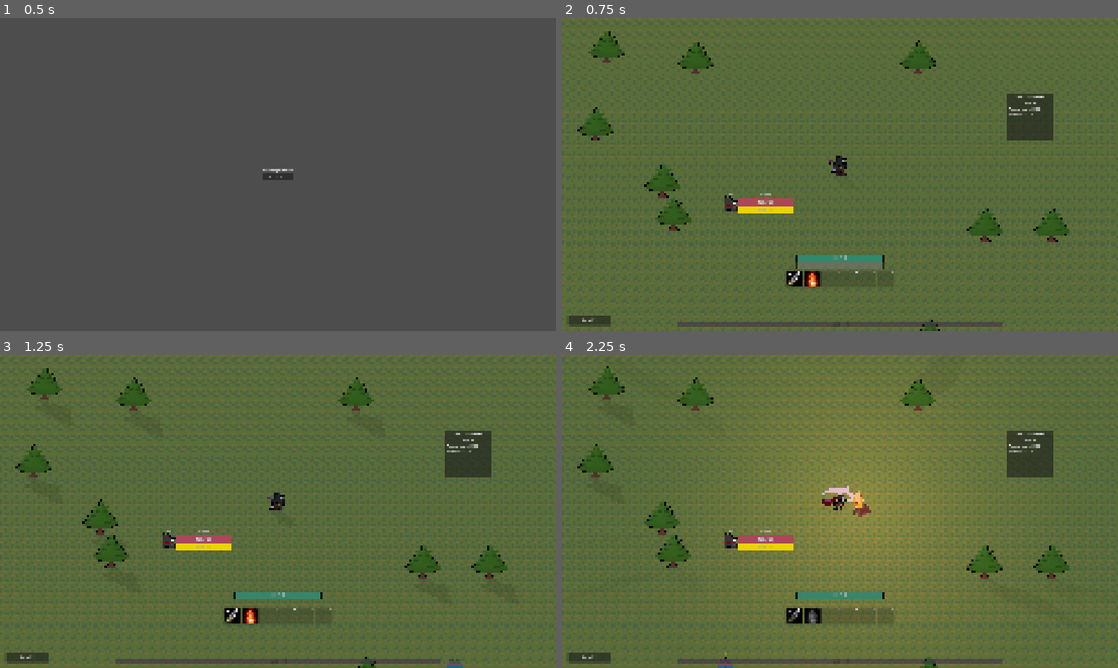
Above: before the commit, frames 1-4 (two rows, left to right).
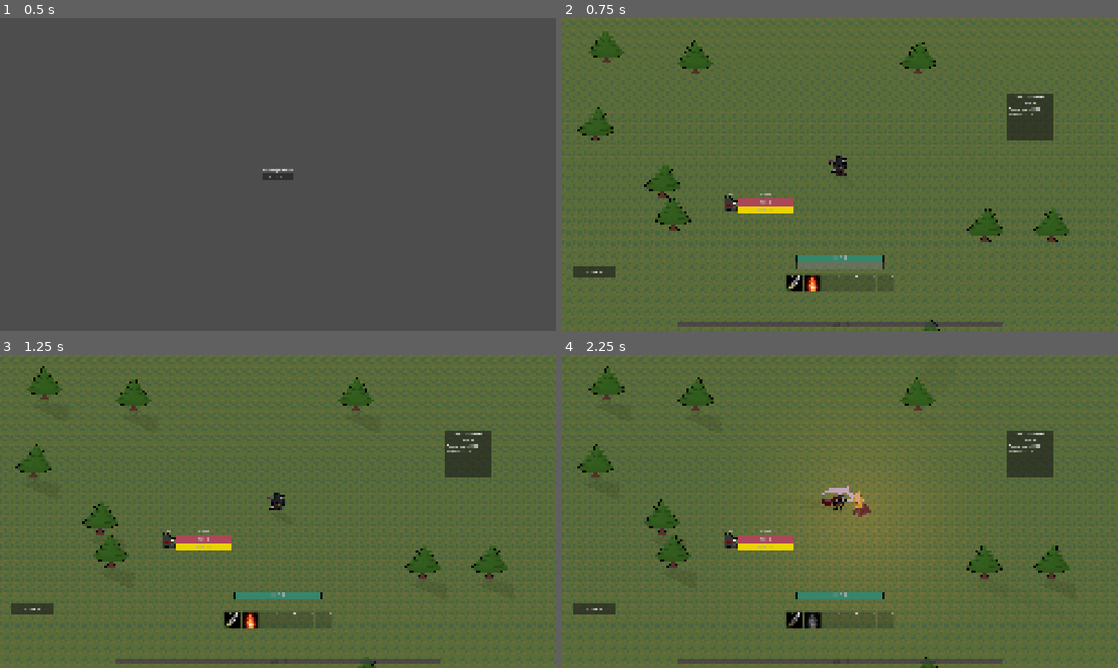
Above: after the commit, the same moments.

Repository: NicholasIzosimov/2D-Platformer
Game: Godot game, scene res://Scenes/main_menu.tscn
The game is run twice, just before and just after one commit, with the same random seed, the same clock (stepped at 60 frames per second) and the same inputs.
Inputs:
- Up to frame 1 (0.5 s): no input
- Up to frame 2 (0.75 s): click "Start Run" at 0.5 s
- Up to frame 3 (1.25 s): no input
- Up to frame 4 (2.25 s): click "1" at 1.25 s; click "2" at 2 s

Frame 1 is identical in both runs. In frame 2, 1.2% of the frame differs, in the area x 1-91%, y 4-100%; in frame 3, 1.2%; in frame 4, 1.6%.

Commit message:
Light presets and components, shadow component, campfire as prop, population spawning
- LightPreset resources + Light component scene; campfire is now a Prop (summoned: warmth/snuff, world: burns)
- Shadow component scene (ShadowCaster + Shadow blueprint) used by units and props; canopy shadows sway with the canopy
- Spawn director keeps enemies in a population area around the player's max-zoom view; uses the player camera
- Structure and UnitSpawnPoint scripts for upcoming camps; docs updated

Co-Authored-By: Claude Opus 5.5 <noreply@anthropic.com>

Diff:
--- /dev/null
+++ b/Resources/Lights/campfire.tres
@@ -0,0 +1,13 @@
+[gd_resource type="Resource" script_class="LightPreset" format=3 uid="uid://deni23trjs30w"]
+
+[ext_resource type="Script" uid="uid://cipmqph0n5inp" path="res://Scripts/ResourceScripts/light_preset.gd" id="1_qmcot"]
+[ext_resource type="Texture2D" uid="uid://nd12inl3cgex" path="res://Resources/Lights/Textures/soft_glow.tres" id="2_yr8na"]
+
+[resource]
+script = ExtResource("1_qmcot")
+texture = ExtResource("2_yr8na")
+texture_scale = 2.0
+energy = 0.45
+color = Color(0.64705884, 0.44313726, 0.2784314, 1)
+ground_height = 11.0
+metadata/_custom_type_script = "uid://cipmqph0n5inp"
--- a/Resources/Shaders/unit_shadow.gdshader
+++ b/Resources/Shaders/unit_shadow.gdshader
@@ -10,6 +10,10 @@
 uniform float near_width = 1.0;
 uniform float far_width = 1.0;
 uniform float tip_fade = 0.0;
+uniform float sway_strength = 0.0;
+uniform float sway_speed = 0.0;
+uniform float sway_phase = 0.0;
+uniform float sway_pivot = 0.0;
 
 varying vec2 local_pos;
 
@@ -25,6 +29,7 @@
 	} else {
 		float hn = h / top_height;
 		float x = (ground.x - shift.x * h) / mix(near_width, far_width, hn);
+		x -= max(h - sway_pivot, 0.0) * sway_strength * sin(TIME * sway_speed + sway_phase);
 		vec2 uv = (vec2(x, -h) - body_center) / body_size + 0.5;
 		if (flip > 0.5) {
 			uv.x = 1.0 - uv.x;
--- a/Resources/Units/player.tres
+++ b/Resources/Units/player.tres
@@ -13,7 +13,7 @@
 [resource]
 script = ExtResource("5_xb6jo")
 base_stats = Dictionary[int, float]({
-0: 10.0,
+0: 2.0,
 3: 5.0,
 5: 10.0,
 9: 3.0
--- /dev/null
+++ b/Scenes/Components/light.tscn
@@ -0,0 +1,8 @@
+[gd_scene format=3 uid="uid://b458vgrq526vh"]
+
+[ext_resource type="Texture2D" uid="uid://nd12inl3cgex" path="res://Resources/Lights/Textures/soft_glow.tres" id="1_sasgw"]
+[ext_resource type="Script" uid="uid://kf6hbrgon8v7" path="res://Scripts/light_source.gd" id="2_ownlh"]
+
+[node name="Light" type="PointLight2D" unique_id=80748638]
+texture = ExtResource("1_sasgw")
+script = ExtResource("2_ownlh")
--- /dev/null
+++ b/Scenes/Components/shadow.tscn
@@ -0,0 +1,17 @@
+[gd_scene format=3 uid="uid://bpisofceoji0e"]
+
+[ext_resource type="Script" uid="uid://cdsgdkr5k1exw" path="res://Scripts/shadow_caster.gd" id="1_vm1pr"]
+[ext_resource type="Script" uid="uid://dpikkc32pafh7" path="res://Scripts/unit_shadow.gd" id="2_de8fc"]
+
+[node name="ShadowCaster" type="Node" unique_id=2134996495]
+script = ExtResource("1_vm1pr")
+max_shadows = 3
+
+[node name="Shadow" type="Node2D" parent="." unique_id=1067717364]
+script = ExtResource("2_de8fc")
+length_bonus = 3.0
+near_width = 1.0
+far_width = 2.0
+smoothing = 50000.0
+enter_strength = 0.05
+leave_strength = 0.01
--- a/Scenes/Enemy.tscn
+++ b/Scenes/Enemy.tscn
@@ -33,7 +33,3 @@
 floating_number_scene = ExtResource("6_6bs3c")
 global_loot = ExtResource("6_mo1ky")
 item_rules = ExtResource("7_6bs3c")
-
-[node name="Shadow" parent="." index="11" unique_id=1046130201]
-near_width = 0.4
-far_width = 1.8
--- a/Scenes/Player.tscn
+++ b/Scenes/Player.tscn
@@ -24,8 +24,6 @@
 
 [node name="CollisionShape2D" parent="." index="0" unique_id=1642381980]
 z_index = 2
-position = Vector2(0, -1.5)
-rotation = 1.5707964
 shape = SubResource("CapsuleShape2D_bhhdu")
 
 [node name="UnitStats" parent="." index="1" unique_id=937660047]
--- a/Scenes/Props/pine_small.tscn
+++ b/Scenes/Props/pine_small.tscn
@@ -7,7 +7,7 @@
 [sub_resource type="ShaderMaterial" id="ShaderMaterial_4ftun"]
 resource_local_to_scene = true
 shader = ExtResource("2_tb7dq")
-shader_parameter/strength = 0.03
+shader_parameter/strength = 0.1
 shader_parameter/speed = 1.2
 
 [sub_resource type="RectangleShape2D" id="RectangleShape2D_4ftun"]
@@ -33,3 +33,5 @@
 [node name="CollisionShape2D" parent="StaticBody2D" parent_id_path=PackedInt32Array(498950714) index="0" unique_id=2025183214]
 position = Vector2(0, -4)
 shape = SubResource("RectangleShape2D_4ftun")
+
+[editable path="ShadowCaster"]
--- a/Scenes/Unit.tscn
+++ b/Scenes/Unit.tscn
@@ -25,8 +25,7 @@
 [ext_resource type="Script" uid="uid://cjco03it7q8av" path="res://Scripts/auto_attack.gd" id="17_pim51"]
 [ext_resource type="Script" uid="uid://bisjirjysnn7u" path="res://Scripts/effect_visuals.gd" id="17_tuv1f"]
 [ext_resource type="Script" uid="uid://c72bbgdje377a" path="res://Scripts/combat_state.gd" id="18_raq51"]
-[ext_resource type="Script" uid="uid://dpikkc32pafh7" path="res://Scripts/unit_shadow.gd" id="19_dcdq5"]
-[ext_resource type="Script" uid="uid://cdsgdkr5k1exw" path="res://Scripts/shadow_caster.gd" id="24_k6v23"]
+[ext_resource type="PackedScene" uid="uid://bpisofceoji0e" path="res://Scenes/Components/shadow.tscn" id="26_742ik"]
 
 [sub_resource type="CapsuleShape2D" id="CapsuleShape2D_bn6fq"]
 radius = 1.5
@@ -253,15 +252,6 @@
 sprite_frames = ExtResource("14_7ftqo")
 animation = &"wraith_combat_run"
 
-[node name="Shadow" type="Node2D" parent="." unique_id=1046130201]
-script = ExtResource("19_dcdq5")
-length_bonus = 4.0
-near_width = 1.0
-far_width = 2.0
-smoothing = 50000.0
-enter_strength = 0.05
-leave_strength = 0.01
-
 [node name="CombatText" type="Node2D" parent="." unique_id=415712433]
 script = ExtResource("6_bn6fq")
 pivot = Vector2(0, -40)
@@ -303,6 +293,4 @@
 [node name="CombatState" type="Node" parent="." unique_id=1589695511]
 script = ExtResource("18_raq51")
 
-[node name="ShadowCaster" type="Node" parent="." unique_id=686072573]
-script = ExtResource("24_k6v23")
-max_shadows = 3
+[node name="ShadowCaster" parent="." unique_id=2134996495 instance=ExtResource("26_742ik")]
--- a/Scenes/campfire.tscn
+++ b/Scenes/campfire.tscn
@@ -1,40 +1,52 @@
 [gd_scene format=3 uid="uid://bqy6vq8v2idbf"]
 
 [ext_resource type="Script" uid="uid://bwp74ffva45xq" path="res://Scripts/campfire.gd" id="1_hi2xb"]
+[ext_resource type="PackedScene" uid="uid://ccc1hmmxmapdf" path="res://Scenes/prop.tscn" id="1_own6u"]
 [ext_resource type="Resource" uid="uid://e2ggqdbcybuq" path="res://Resources/Abilities/Utility/warmth.tres" id="2_e8k8h"]
 [ext_resource type="SpriteFrames" uid="uid://7fiu0hoqa7n3" path="res://Resources/Animations/campfire_frame.tres" id="3_qycku"]
-[ext_resource type="Texture2D" uid="uid://nd12inl3cgex" path="res://Resources/Lights/soft_glow.tres" id="5_1j15t"]
-[ext_resource type="Script" uid="uid://kf6hbrgon8v7" path="res://Scripts/light_source.gd" id="5_blmeq"]
+[ext_resource type="Shader" uid="uid://ch7tgdw66vh3x" path="res://Resources/Shaders/sway.gdshader" id="4_bfted"]
+[ext_resource type="PackedScene" uid="uid://b458vgrq526vh" path="res://Scenes/Components/light.tscn" id="6_blmeq"]
+[ext_resource type="Resource" uid="uid://deni23trjs30w" path="res://Resources/Lights/campfire.tres" id="7_own6u"]
 
-[sub_resource type="CircleShape2D" id="CircleShape2D_pm0ju"]
+[sub_resource type="ShaderMaterial" id="ShaderMaterial_own6u"]
+resource_local_to_scene = true
+shader = ExtResource("4_bfted")
+shader_parameter/strength = 0.03
+shader_parameter/speed = 1.2
+
+[sub_resource type="CircleShape2D" id="CircleShape2D_c4ttc"]
 radius = 89.16
 
-[node name="Campfire" type="Node2D" unique_id=994579967]
+[node name="Campfire" unique_id=1413736599 instance=ExtResource("1_own6u")]
 script = ExtResource("1_hi2xb")
 warmth = ExtResource("2_e8k8h")
+pulse_interval = 0.5
 
-[node name="AnimatedSprite2D" type="AnimatedSprite2D" parent="." unique_id=1205358074]
+[node name="SwayMaterial" parent="." index="1" unique_id=1144367935]
+material = SubResource("ShaderMaterial_own6u")
+
+[node name="AnimatedSprite2D" type="AnimatedSprite2D" parent="." index="2" unique_id=74487132]
 position = Vector2(0, -20)
 scale = Vector2(0.5, 0.5)
 sprite_frames = ExtResource("3_qycku")
 animation = &"burn"
 
-[node name="PointLight2D" type="PointLight2D" parent="." unique_id=1770056463 groups=["light_sources"]]
-position = Vector2(-2, -15)
-energy = 0.45
-texture = ExtResource("5_1j15t")
-texture_scale = 3.0
-script = ExtResource("5_blmeq")
-ground_height = 11.0
-
-[node name="WarmthArea" type="Area2D" parent="." unique_id=2088575640]
+[node name="WarmthArea" type="Area2D" parent="." index="5" unique_id=1128613893]
 collision_layer = 0
 collision_mask = 16
 
-[node name="CollisionShape2D" type="CollisionShape2D" parent="WarmthArea" unique_id=743303753]
+[node name="CollisionShape2D" type="CollisionShape2D" parent="WarmthArea" index="0" unique_id=1351910489]
 position = Vector2(-1, -10)
-shape = SubResource("CircleShape2D_pm0ju")
+shape = SubResource("CircleShape2D_c4ttc")
 
-[node name="VisibleOnScreenNotifier2D" type="VisibleOnScreenNotifier2D" parent="." unique_id=835493285]
+[node name="VisibleOnScreenNotifier2D" type="VisibleOnScreenNotifier2D" parent="." index="6" unique_id=1642887576]
 position = Vector2(-8, -40)
 rect = Rect2(-31, -10, 79, 65)
+
+[node name="PointLight2D" parent="." index="7" unique_id=80748638 instance=ExtResource("6_blmeq")]
+position = Vector2(1, -8)
+color = Color(0.64705884, 0.44313726, 0.2784314, 1)
+energy = 0.45
+texture_scale = 2.0
+preset = ExtResource("7_own6u")
+ground_height = 11.0
--- a/Scenes/hud.tscn
+++ b/Scenes/hud.tscn
@@ -174,8 +174,8 @@
 anchor_top = 0.5
 anchor_right = 1.0
 anchor_bottom = 0.5
-offset_top = 480.0
-offset_bottom = 480.0
+offset_top = 500.0
+offset_bottom = 500.0
 grow_horizontal = 2
 grow_vertical = 2
 size_flags_horizontal = 4
@@ -215,10 +215,10 @@
 [node name="UnlockUIButton" type="Button" parent="." unique_id=1205660125]
 custom_minimum_size = Vector2(200, 50)
 layout_mode = 0
-offset_left = 26.0
-offset_top = 1365.0
-offset_right = 226.0
-offset_bottom = 1415.0
+offset_left = 48.0
+offset_top = 1144.0
+offset_right = 248.0
+offset_bottom = 1194.0
 focus_mode = 0
 text = "Unlock UI"
 
@@ -278,11 +278,13 @@
 
 [node name="BagPane" parent="." unique_id=1487114124 instance=ExtResource("15_ssfue")]
 layout_mode = 1
+anchors_preset = 3
 anchor_left = 1.0
 anchor_top = 1.0
 anchor_right = 1.0
 anchor_bottom = 1.0
-offset_left = -49.0
-offset_top = -50.0
-offset_right = 0.0
-offset_bottom = 0.0
+offset_left = -239.0
+offset_top = -247.0
+offset_right = -189.0
+offset_bottom = -197.0
+scale = Vector2(1.5, 1.5)
--- a/Scenes/prop.tscn
+++ b/Scenes/prop.tscn
@@ -2,8 +2,7 @@
 
 [ext_resource type="Script" uid="uid://b8x5ovpuffn8k" path="res://Scripts/prop.gd" id="1_b5kkq"]
 [ext_resource type="Shader" uid="uid://ch7tgdw66vh3x" path="res://Resources/Shaders/sway.gdshader" id="2_5sh6o"]
-[ext_resource type="Script" uid="uid://dpikkc32pafh7" path="res://Scripts/unit_shadow.gd" id="3_844ta"]
-[ext_resource type="Script" uid="uid://cdsgdkr5k1exw" path="res://Scripts/shadow_caster.gd" id="4_mpnaq"]
+[ext_resource type="PackedScene" uid="uid://bpisofceoji0e" path="res://Scenes/Components/shadow.tscn" id="3_6l8ut"]
 
 [sub_resource type="ShaderMaterial" id="ShaderMaterial_b5kkq"]
 resource_local_to_scene = true
@@ -26,17 +25,8 @@
 
 [node name="CollisionShape2D" type="CollisionShape2D" parent="StaticBody2D" unique_id=2025183214]
 
-[node name="Shadow" type="Node2D" parent="." unique_id=1128510446]
-script = ExtResource("3_844ta")
-length_bonus = 4.0
-near_width = 1.0
-far_width = 2.0
-smoothing = 50000.0
-enter_strength = 0.05
-leave_strength = 0.01
-
-[node name="ShadowCaster" type="Node" parent="." unique_id=702895649]
-script = ExtResource("4_mpnaq")
+[node name="ShadowCaster" parent="." unique_id=2134996495 instance=ExtResource("3_6l8ut")]
+max_shadows = 2
 sources = Array[NodePath]([NodePath("../SwayMaterial"), NodePath("../SolidMaterial")])
 update_interval = 0.2
 moves = false
--- /dev/null
+++ b/Scripts/ResourceScripts/light_preset.gd
@@ -0,0 +1,9 @@
+extends Resource
+
+class_name LightPreset
+
+@export var texture: Texture2D
+@export var texture_scale: float = 1.0
+@export var energy: float = 1.0
+@export var color: Color = Color.WHITE
+@export var ground_height: float = 0.0
--- a/Scripts/campfire.gd
+++ b/Scripts/campfire.gd
@@ -1,4 +1,4 @@
-extends Node2D
+extends Prop
 
 @export var warmth: StatusEffect
 @export var pulse_interval: float = 0.5
@@ -11,9 +11,13 @@
 	summoner = new_summoner
 
 func _ready() -> void:
+	super._ready()
+	$AnimatedSprite2D.play("burn")
+	if summoner == null:
+		return
+	set_active(true)
 	var combat_state = summoner.get_node("CombatState")
 	combat_state.combat_changed.connect(_on_combat_changed)
-	$AnimatedSprite2D.play("burn")
 	if combat_state.in_combat:
 		snuff()
 
--- a/Scripts/effect_visuals.gd
+++ b/Scripts/effect_visuals.gd
@@ -1,7 +1,7 @@
 extends Node2D
 
 const EFFECTS: SpriteFrames = preload("res://Resources/Animations/effect_animations.tres")
-const GLOW: Texture2D = preload("res://Resources/Lights/soft_glow.tres")
+const GLOW: Texture2D = preload("res://Resources/Lights/Textures/soft_glow.tres")
 var active: Dictionary = {}
 
 func _ready() -> void:
--- a/Scripts/light_source.gd
+++ b/Scripts/light_source.gd
@@ -1,15 +1,29 @@
 class_name LightSource
 extends PointLight2D
 
+@export var preset: LightPreset
 @export var ground_height: float = 0.0
 var base_energy: float = 1.0
 var last_energy: float = 0.0
 
 func _ready() -> void:
-	base_energy = max(energy, 0.001)
+	apply_preset()
 	add_to_group(Lighting.GROUP)
 	last_energy = energy
 	Lighting.wake_casters(get_tree(), self)
+
+func set_preset(new_preset: LightPreset) -> void:
+	preset = new_preset
+	apply_preset()
+
+func apply_preset() -> void:
+	if preset:
+		texture = preset.texture
+		texture_scale = preset.texture_scale
+		energy = preset.energy
+		color = preset.color
+		ground_height = preset.ground_height
+	base_energy = max(energy, 0.001)
 
 func _process(_delta: float) -> void:
 	if energy != last_energy:
--- a/Scripts/shadow_caster.gd
+++ b/Scripts/shadow_caster.gd
@@ -15,7 +15,7 @@
 
 func _ready() -> void:
 	add_to_group(Lighting.CASTER_GROUP)
-	template = get_node("../Shadow")
+	template = get_node("Shadow")
 	template.hide()
 	template.set_physics_process(false)
 	elapsed = randf() * update_interval
--- a/Scripts/spawn_director.gd
+++ b/Scripts/spawn_director.gd
@@ -6,7 +6,8 @@
 @export var spawn_table: SpawnTable
 @export var max_enemies: int = 8
 @export var spawn_interval: float = 1.5
-@export var edge_margin: float = 2.0
+@export var spawn_margin: float = 3.0
+@export var population_margin: float = 13.0
 @export var spawn_attempts: int = 10
 
 var timer: float = 0.0
@@ -16,25 +17,27 @@
 	if timer > 0.0:
 		return
 	timer = spawn_interval
-	despawn_unloaded_enemies()
-	if get_tree().get_nodes_in_group("enemies").size() < max_enemies:
-		try_spawn()
+	var camera: Camera2D = world.player.get_node("Camera2D")
+	var view_size: Vector2 = camera.max_view_size()
+	var view := Rect2(camera.get_screen_center_position() - view_size / 2.0, view_size)
+	var population: Rect2 = view.grow(Yards.to_px(population_margin))
+	var nearby: int = 0
+	for enemy in get_tree().get_nodes_in_group("enemies"):
+		if population.has_point(enemy.global_position):
+			nearby += 1
+		elif not enemy.get_node("EnemyCombatController").aggro:
+			enemy.queue_free()
+	if nearby < max_enemies:
+		try_spawn(view)
 
-func try_spawn() -> void:
-	var view: Rect2 = get_viewport().get_canvas_transform().affine_inverse() * get_viewport().get_visible_rect()
+func try_spawn(view: Rect2) -> void:
 	var center: Vector2 = view.get_center()
-	var half: Vector2 = view.size / 2
+	var half: Vector2 = view.size / 2.0
 	for attempt in spawn_attempts:
 		var dir: Vector2 = Vector2.RIGHT.rotated(randf() * TAU)
 		var to_edge: float = min(half.x / max(abs(dir.x), 0.001), half.y / max(abs(dir.y), 0.001))
-		var pos: Vector2 = center + dir * (to_edge + Yards.to_px(edge_margin))
+		var distance: float = to_edge + Yards.to_px(randf_range(spawn_margin, population_margin))
+		var pos: Vector2 = center + dir * distance
 		if world.is_open(pos):
 			enemy_spawner.summon_enemy(enemy_scene, pos, spawn_table.pick(PlayerState.level))
 			return
-
-func despawn_unloaded_enemies() -> void:
-	for enemy in get_tree().get_nodes_in_group("enemies"):
-		if enemy.get_node("EnemyCombatController").aggro:
-			continue
-		if not world.is_loaded(enemy.global_position):
-			enemy.queue_free()
--- /dev/null
+++ b/Scripts/structure.gd
@@ -0,0 +1,18 @@
+class_name Structure
+extends Node2D
+
+@export var clear_radius: int = 4
+
+func get_props() -> Array[Prop]:
+	var result: Array[Prop] = []
+	for child in get_children():
+		if child is Prop:
+			result.append(child)
+	return result
+
+func get_spawn_points() -> Array[UnitSpawnPoint]:
+	var result: Array[UnitSpawnPoint] = []
+	for child in get_children():
+		if child is UnitSpawnPoint:
+			result.append(child)
+	return result
--- a/Scripts/unit_shadow.gd
+++ b/Scripts/unit_shadow.gd
@@ -1,6 +1,7 @@
 extends Node2D
 
 const SHADER: Shader = preload("res://Resources/Shaders/unit_shadow.gdshader")
+const SWAY_SHADER: Shader = preload("res://Resources/Shaders/sway.gdshader")
 @export var squash: float = 0.25
 @export var ambient_alpha: float = 0.15
 @export var lit_alpha: float = 0.45
@@ -30,12 +31,11 @@
 var layers: ShadowLayers
 
 func _ready() -> void:
-	if unit == null:
-		unit = get_parent()
 	layers = get_tree().get_first_node_in_group(ShadowLayers.GROUP)
 	length = squash
 	material = ShaderMaterial.new()
 	material.shader = SHADER
+	apply_sway()
 
 func _physics_process(_delta: float) -> void:
 	if is_instance_valid(unit):
@@ -116,3 +116,15 @@
 
 func _draw() -> void:
 	draw_rect(bounds, Color.WHITE)
+
+func apply_sway() -> void:
+	if source == null or not source.material is ShaderMaterial:
+		return
+	var sway: ShaderMaterial = source.material
+	if sway.shader != SWAY_SHADER:
+		return
+	var pos: Vector2 = source.global_position
+	material.set_shader_parameter("sway_strength", sway.get_shader_parameter("strength"))
+	material.set_shader_parameter("sway_speed", sway.get_shader_parameter("speed"))
+	material.set_shader_parameter("sway_phase", pos.x * 0.05 + pos.y * 0.03)
+	material.set_shader_parameter("sway_pivot", -source.position.y)
--- /dev/null
+++ b/Scripts/unit_spawn_point.gd
@@ -0,0 +1,12 @@
+class_name UnitSpawnPoint
+extends Marker2D
+
+@export var unit_data: UnitData
+@export var spawn_table: SpawnTable
+
+func pick_unit() -> UnitData:
+	if unit_data:
+		return unit_data
+	if spawn_table:
+		return spawn_table.pick(PlayerState.level)
+	return null
Renamed: Resources/Lights/soft_glow.tres -> Resources/Lights/Textures/soft_glow.tres
Not shown, added: Scripts/ResourceScripts/light_preset.gd.uid
Not shown, added: Scripts/structure.gd.uid
Not shown, added: Scripts/unit_spawn_point.gd.uid
Not shown, changed: CLAUDE.md
Not shown, changed: docs/todo.md
